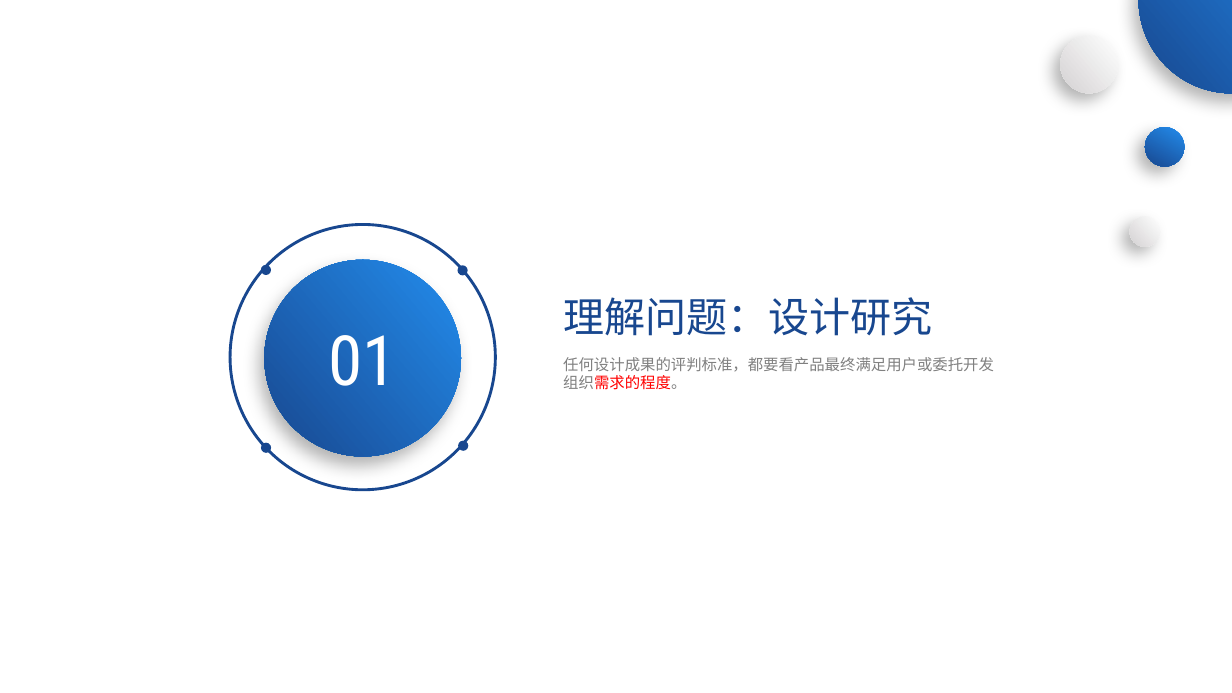
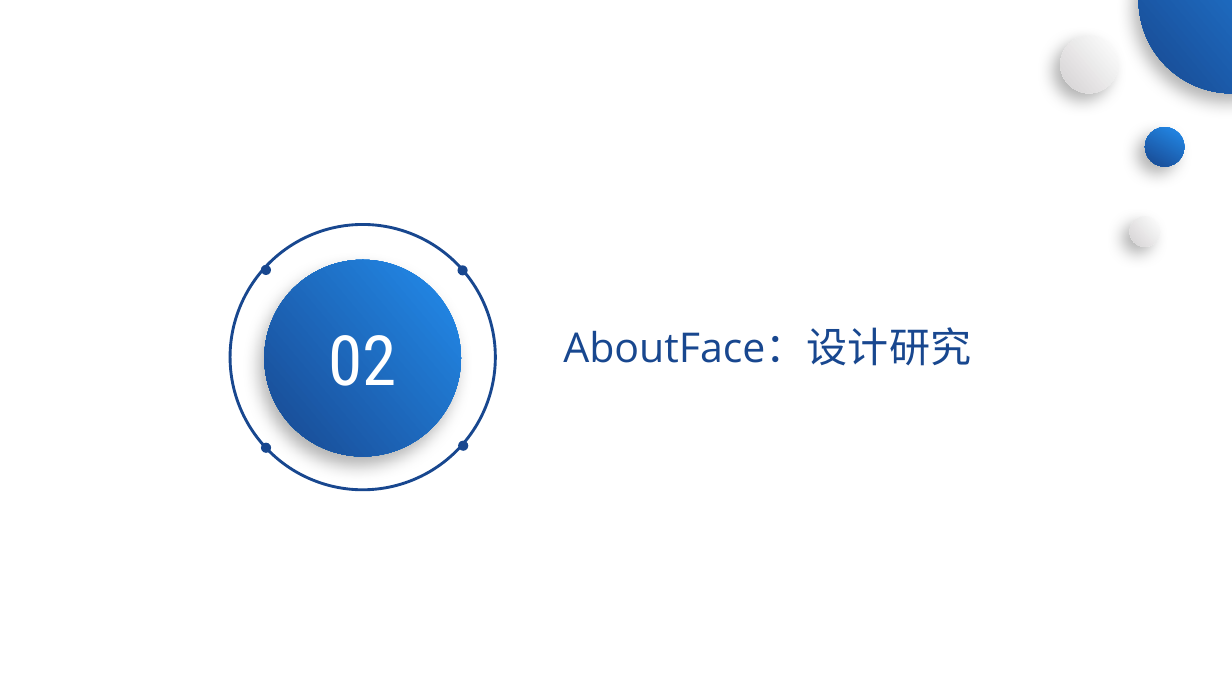
Before and after one commit to SarielX98/PRD2018G14, a slide deck: slide 16 of 受控文档/PPT/PRD2018-G14-界面原型.pptx (slide 4 before the commit). Drawn at 1232x693 pixels with LibreOffice and Linux fonts; fonts in the diff are those of the drawing; background and template pictures are left out. Boxes give left, top, right and bottom in pixels: in the first picture for what was removed or moved away, otherwise in the second. Text is boxed around its words. In the diff, an @@ line names an element or a change of style, - is before the commit and + after.

```diff
--- a/受控文档/PPT/PRD2018-G14-界面原型.pptx
+++ b/受控文档/PPT/PRD2018-G14-界面原型.pptx
@@ text at [563,327,971,366]: text changed @@
-理解问题：设计研究
+AboutFace：设计研究
@@ text in ellipse at [328,335,396,386]: text changed @@
-01
+02
@@ text removed at [563,357,994,390] @@
-任何设计成果的评判标准，都要看产品最终满足用户或委托开发组织需求的程度。
```
Also in this commit, not shown: 18 other slides changed, 24 slides added, 31 slides removed.
